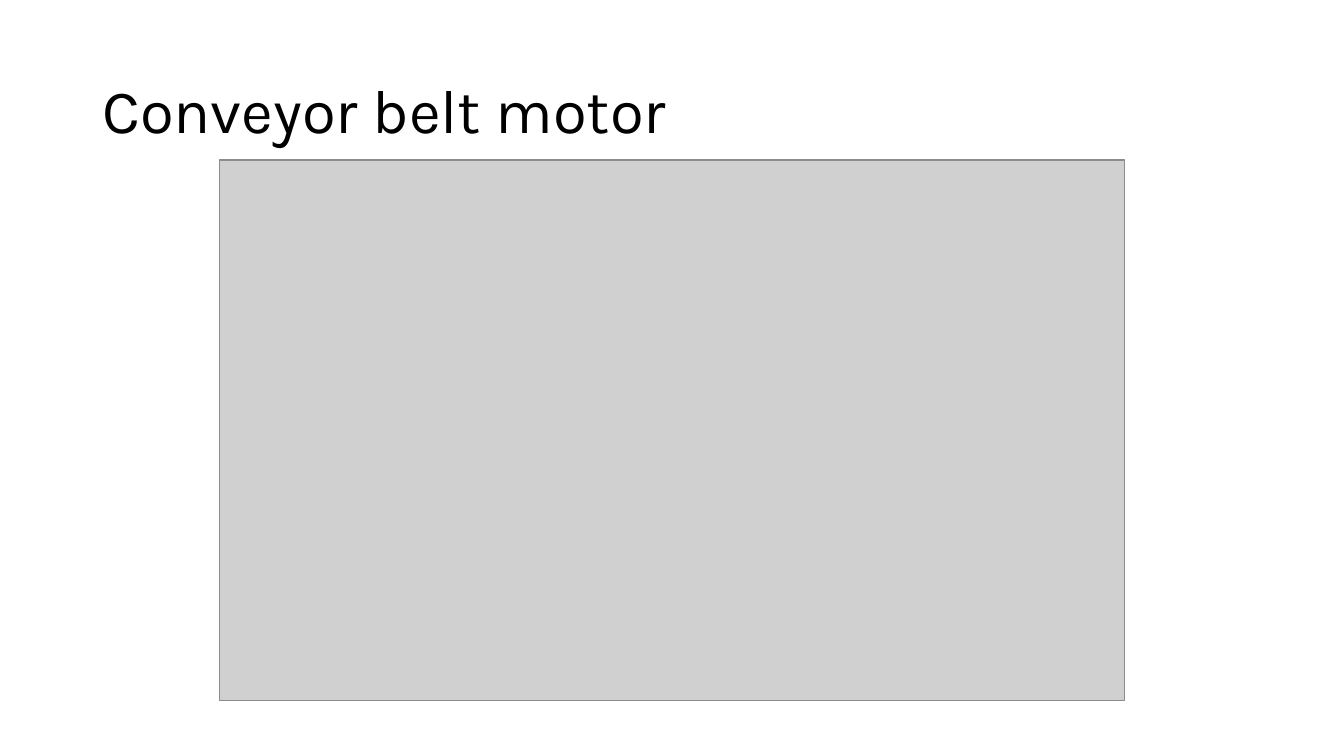
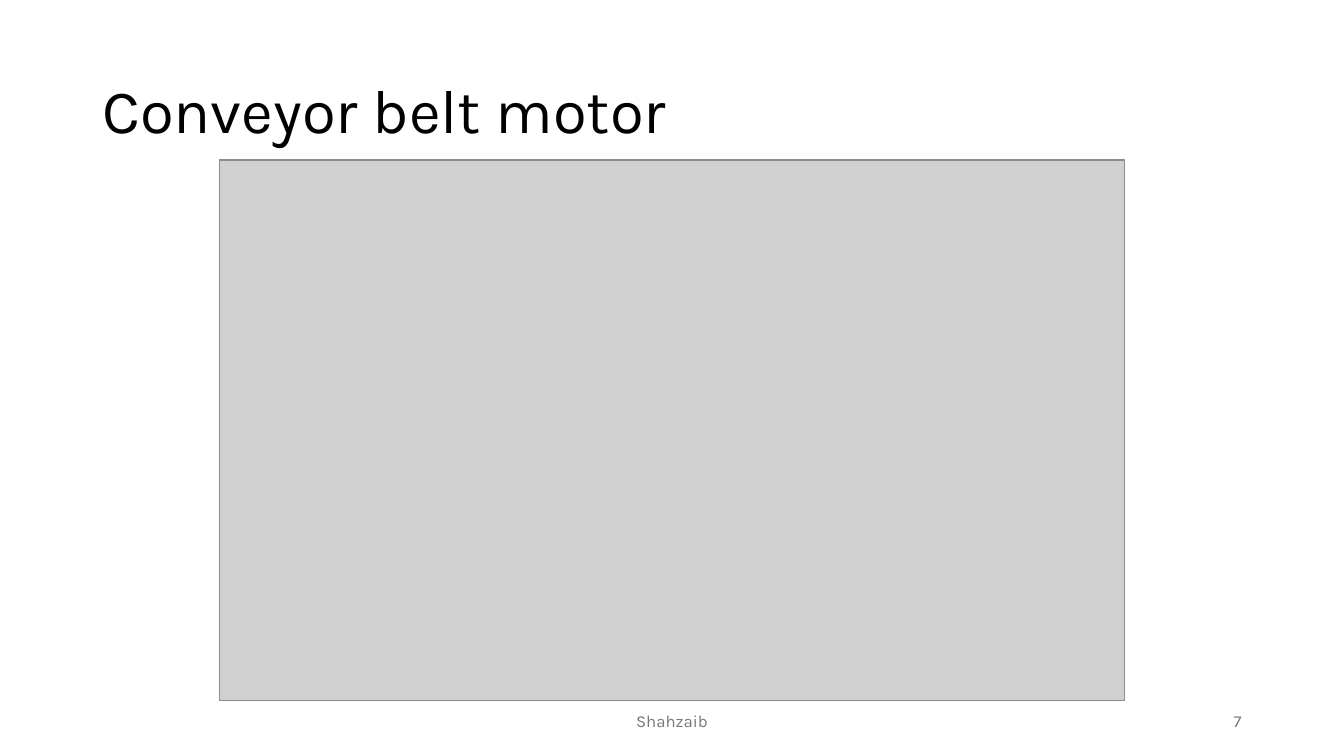
Before and after one commit to DavidGonzalez2399/SS2024_AES_Lab_A, a slide deck: slide 7 of Presentation/Presentation_slides.pptx. Drawn at 1344x756 pixels with LibreOffice and Linux fonts; fonts in the diff are those of the drawing; grey boxes stand for pictures. Boxes give left, top, right and bottom in pixels: in the first picture for what was removed or moved away, otherwise in the second. Text is boxed around its words. In the diff, an @@ line names an element or a change of style, - is before the commit and + after.

```diff
--- a/Presentation/Presentation_slides.pptx
+++ b/Presentation/Presentation_slides.pptx
@@ text added at (636, 715, 708, 727), 12 pt, text #797979 @@
+Shahzaib
@@ page number added at (1234, 716, 1242, 727), 12 pt, text #797979 @@
+7
```
Also in this commit, not shown: 5 other slides changed, 1 slide added, 1 slide removed.
